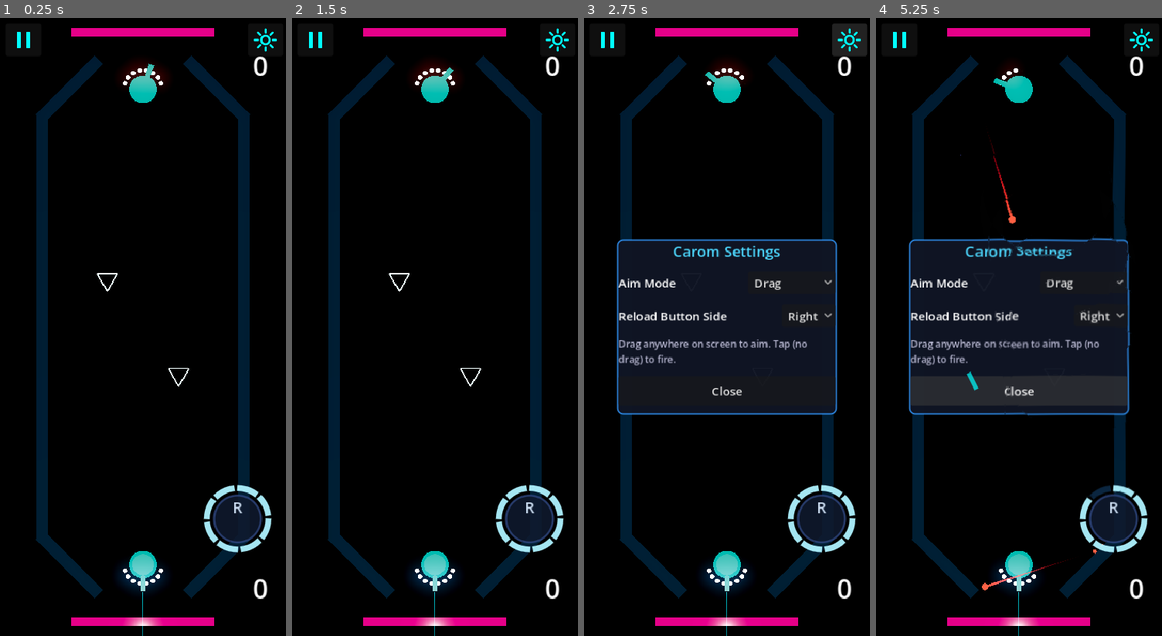
Above: before the commit, frames 1-4 (left to right).
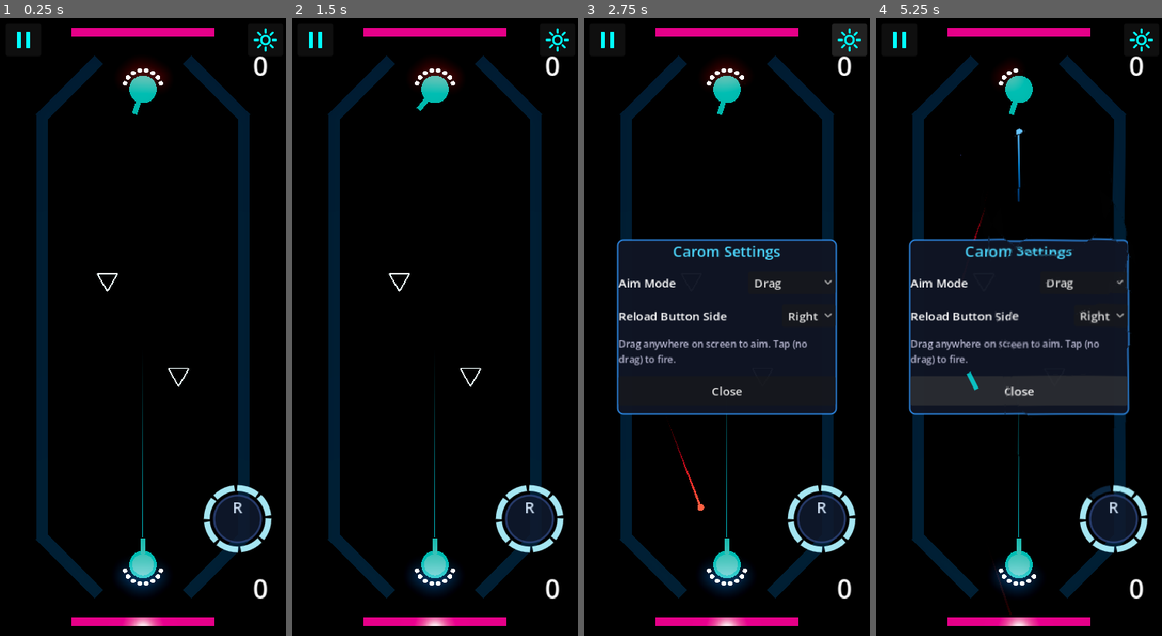
Above: after the commit, the same moments.

Repository: mchambers-mojang/sweet-vinegar-games
Game: Godot game, scene res://carom/scenes/carom_arena.tscn
The game is run twice, just before and just after one commit, with the same random seed, the same clock (stepped at 60 frames per second) and the same inputs. This scene is started directly instead of the project's main scene.
Inputs (mouse positions are in pixels of both pictures, inside the frame that each line leads up to):
- Up to frame 1 (0.25 s): no input
- Up to frame 2 (1.5 s): click (314, 42) at 0.5 s; click "Resume" at 1.25 s
- Up to frame 3 (2.75 s): click (849, 42) at 2 s
- Up to frame 4 (5.25 s): click "Drag" at 2.75 s; click "Right" at 3.5 s; tap Enter (ui_accept) at 4.25 s; drag from (1113, 518) to (1047, 191) at 4.27 s; drag from (961, 357) to (1004, 450) at 5.02 s

The runs differ from the first frame. In frame 1, 0.2% of the frame differs, in the area x 46-55%, y 7-100%; in frame 2, 0.2%; in frame 3, 0.3%; in frame 4, 0.6%, in the area x 34-80%, y 9-100%.

Commit message:
fix(carom): correct turret rotations after side rename
Player (south/bottom) faces 0° (-Z, toward top), AI (north/top)
faces 180° (+Z, toward bottom). Restores original rotations.

Co-authored-by: Copilot <223556219+Copilot@users.noreply.github.com>

Diff:
--- a/carom/scripts/carom_match_setup.gd
+++ b/carom/scripts/carom_match_setup.gd
@@ -38,8 +38,8 @@
 	player_turret.global_position = arena.get_turret_spawn_position(&"south")
 	ai_turret.global_position = arena.get_turret_spawn_position(&"north")
 
-	player_turret.configure(&"south", CaromTurret.ControlMode.HUMAN, 180.0, Color(0.2, 0.6, 1.0))
-	ai_turret.configure(&"north", CaromTurret.ControlMode.AI, 0.0, Color(1.0, 0.25, 0.2))
+	player_turret.configure(&"south", CaromTurret.ControlMode.HUMAN, 0.0, Color(0.2, 0.6, 1.0))
+	ai_turret.configure(&"north", CaromTurret.ControlMode.AI, 180.0, Color(1.0, 0.25, 0.2))
 
 	# Set up AI controller
 	var midfield_z := arena.get_puck_spawn_position().z
